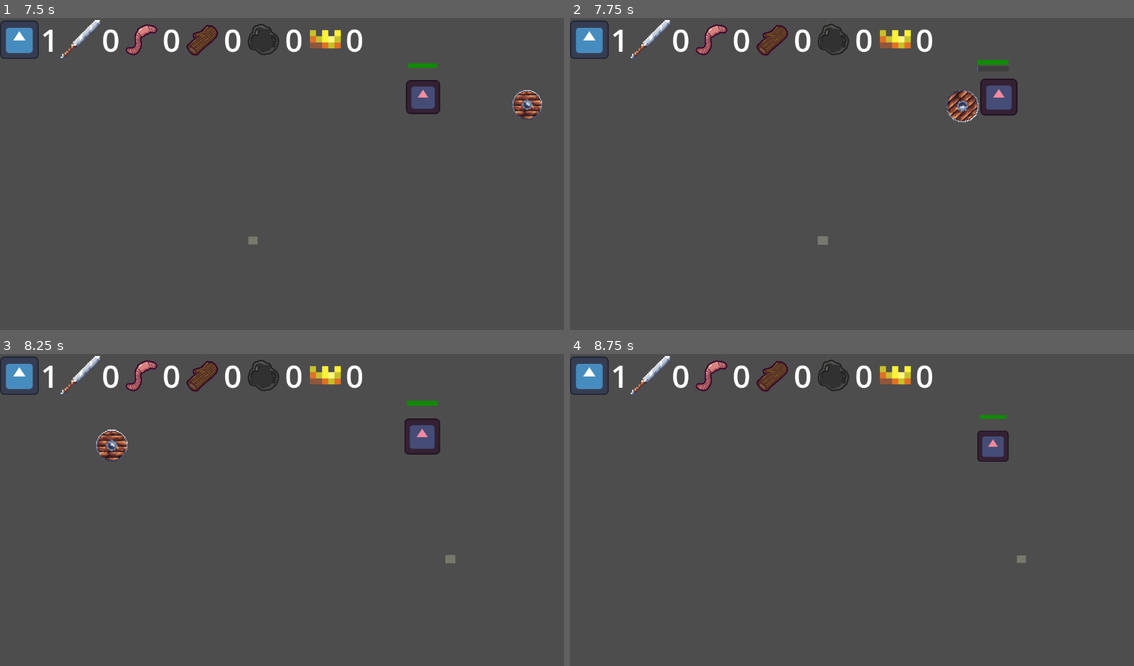
Above: before the commit, frames 1-4 (two rows, left to right).
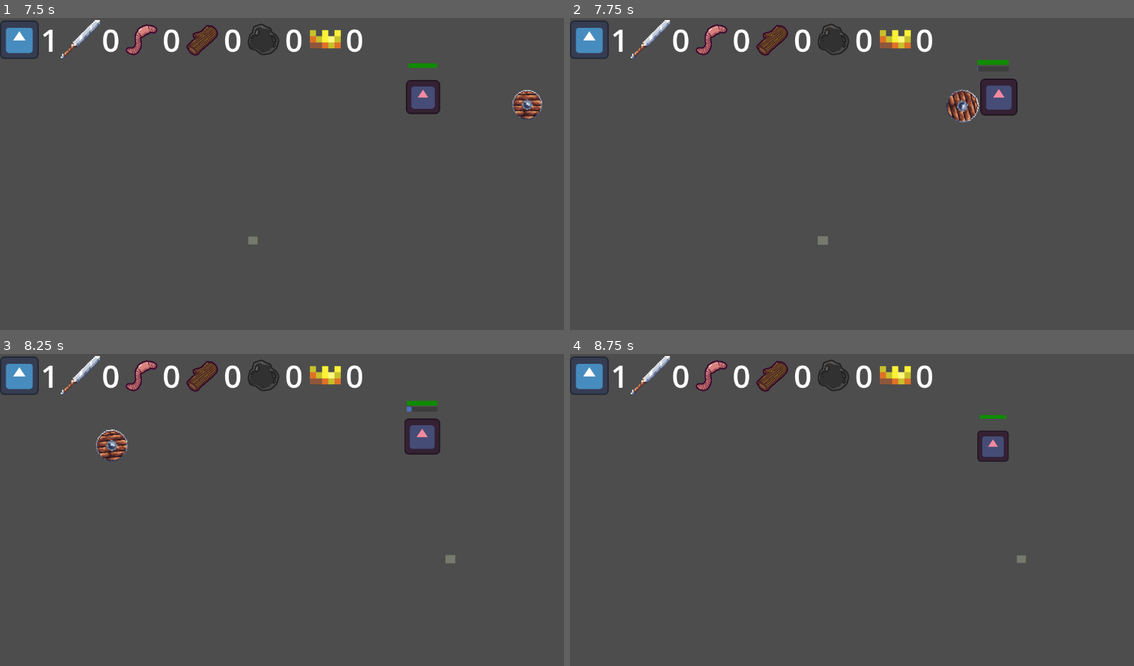
Above: after the commit, the same moments.

Repository: pradoh97/horde
Game: Godot game, scene res://start_screen/start_screen.tscn
Same seed, same stepped clock (60 frames per second), same inputs: the game is played once before the commit and once after it. The engine's default icon, where the game draws it, is replaced by a stand-in: a white triangle on a blue panel in a dark square.
Inputs (mouse positions are in pixels of both pictures, inside the frame that each line leads up to):
- Up to frame 1 (7.5 s): click "Single player" at 0.5 s; tap Enter at 1.25 s; move the mouse to (253, 239) at 1.27 s; hold W (up_p1) 1.28-2.78 s; tap Down (down_p2) at 1.35 s; move the mouse to (451, 223) at 2.02 s; tap Left (left_p2) at 2.1 s; move the mouse to (112, 127) at 2.77 s; hold A (left_p1) 2.78-4.28 s; click (112, 127) at 2.85 s; tap Space at 3.5 s; move the mouse to (310, 177) at 3.52 s; tap Mouse wheel down (mouse_scroll_down) at 3.6 s; move the mouse to (197, 96) at 4.27 s; hold S (down_p1) 4.28-5.03 s; hold Mouse wheel up (mouse_scroll_up) 4.28-5.03 s; move the mouse to (406, 161) at 5.02 s; hold D (right_p1) 5.03-5.78 s; tap Right (right_p2) at 5.1 s; move the mouse to (169, 192) at 5.77 s; hold W (up_p1) 5.78-6.53 s; tap Up (up_p2) at 5.85 s; move the mouse to (338, 105) at 6.52 s; hold D (right_p1) from 6.53 s (still down); tap E (zoom_in_p1) at 6.6 s; move the mouse to (253, 239) at 7.27 s; hold . (zoom_in_p2) from 7.28 s (still down)
- Up to frame 2 (7.75 s): keep holding D (right_p1); keep holding . (zoom_in_p2)
- Up to frame 3 (8.25 s): keep holding D (right_p1); move the mouse to (451, 559) at 8.02 s; release . (zoom_in_p2) at 8.03 s; tap Q (zoom_out_p1) at 8.1 s
- Up to frame 4 (8.75 s): keep holding D (right_p1)

Frame 1 is identical in both runs. In frame 2, 0.4% of the frame differs, in the area x 66-73%, y 22-34%; in frame 3, 0.3%; in frame 4, nothing differs.

Commit message:
Create base combatant class

Diff:
--- /dev/null
+++ b/combatant.gd
@@ -0,0 +1,72 @@
+class_name Combatant extends Node
+
+@export var combatant_entity: Node2D = null
+@export var attack: int = 5
+@export var health: int = 10
+@export var miss_chances: int = 4
+@export var hit_chances: int = 1
+
+var attack_chance := []
+var target_enemy: Combatant = null
+var targeted_by: Array[Combatant] = []
+
+@warning_ignore("unused_signal")
+signal died(combatant: Combatant)
+signal engaged_fight(combatant: Combatant)
+signal requested_new_enemy(combatant: Combatant)
+signal disengaged_fight(combatant: Combatant)
+signal attacked(combatant: Combatant)
+
+func _ready():
+	var chances := []
+	chances.resize(miss_chances)
+	chances.fill(0)
+	attack_chance.append_array(chances)
+	chances.resize(hit_chances)
+	chances.fill(1)
+	attack_chance.append_array(chances)
+	attack_chance.shuffle()
+
+func receive_damage(damage = 0):
+	health -= damage
+	if health <= 0:
+		die()
+
+func die():
+	attack = 0
+	died.emit(self)
+	disengage_fight()
+
+func disengage_fight():
+	disengaged_fight.emit(self)
+
+	if target_enemy:
+		if attacked.is_connected(target_enemy.receive_damage):
+			attacked.disconnect(target_enemy.receive_damage)
+		if requested_new_enemy.is_connected(target_enemy._on_enemy_requested_new_enemy):
+			requested_new_enemy.disconnect(target_enemy._on_enemy_requested_new_enemy)
+
+	target_enemy = null
+
+func disconnect_signals():
+	if target_enemy:
+		if attacked.is_connected(target_enemy.receive_damage):
+			pass
+
+func perform_attack():
+	var success = attack_chance.pick_random()
+	if success:
+		attacked.emit(randi_range(ceil(attack*0.4), attack))
+
+func engage_fight(combatant: Combatant):
+	if not target_enemy:
+		target_enemy = combatant
+		if not attacked.is_connected(target_enemy.receive_damage):
+			attacked.connect(target_enemy.receive_damage)
+		target_enemy.targeted_by.append(self)
+
+func _on_combatant_disengaged_fight(combatant: Combatant):
+	targeted_by = targeted_by.filter(func(enemy):return enemy != combatant)
+	if target_enemy == combatant:
+		target_enemy = null
+		disengage_fight()
--- a/enemy/enemy_test.gd
+++ b/enemy/enemy_test.gd
@@ -1,96 +1,55 @@
 class_name Enemy extends Area2D
 
-@export var attack: int = 5
-@export var health: int = 10
-@export var miss_chances: int = 4
-@export var hit_chances: int = 1
-var attack_chance := []
-var target_enemy: Minion = null
-@warning_ignore("unused_signal")
+func _ready():
+	$Combatant.died.connect(die)
+	$Combatant.disengaged_fight.connect(disengage_fight)
 
-signal died(enemy)
-signal requested_new_enemy(enemy)
-signal attacked
-
-func _ready():
-	var chances := []
-	chances.resize(miss_chances)
-	chances.fill(0)
-	attack_chance.append_array(chances)
-	chances.resize(hit_chances)
-	chances.fill(1)
-	attack_chance.append_array(chances)
-	attack_chance.shuffle()
-
-func receive_damage(damage = 0):
-	health -= damage
-	if health <= 0:
-		die()
-
-func die():
-	attack = 0
-	died.emit(self)
-	disengage_fight()
+func die(_combatant: Combatant):
 	$CollisionShape2D.set_deferred("disabled", true)
 	var tween = create_tween()
 	tween.tween_property(self, "modulate", Color.TRANSPARENT, 1)
 	tween.finished.connect(queue_free)
 
-func perform_attack():
-	var success = attack_chance.pick_random()
-	if success:
-		attacked.emit(randi_range(ceil(attack*0.4), attack))
-
-func engage_fight(minion: Minion):
-	if not target_enemy:
-		$AttackCooldown.start()
-		$AnimationPlayer.play("attacking")
-		target_enemy = minion
-		if not attacked.is_connected(target_enemy.receive_damage):
-			attacked.connect(target_enemy.receive_damage)
-		target_enemy.targeted_by.append(self)
-
 func disengage_fight():
 	$AnimationPlayer.stop()
 	$AttackCooldown.stop()
-	if target_enemy:
-		if attacked.is_connected(target_enemy.receive_damage):
-			attacked.disconnect(target_enemy.receive_damage)
-		if requested_new_enemy.is_connected(target_enemy._on_enemy_requested_new_enemy):
-			requested_new_enemy.disconnect(target_enemy._on_enemy_requested_new_enemy)
-		target_enemy.targeted_by = target_enemy.targeted_by.filter(func(enemy):return enemy != self)
-	target_enemy = null
 
-func _on_body_entered(minion: Minion):
-	minion.engage_fight(self)
-	engage_fight(minion)
+func engage_fight(combatant: Combatant):
+	$Combatant.engage_fight(combatant)
+	$AttackCooldown.start()
+	$AnimationPlayer.play("attacking")
+
+func get_combatant_node() -> Combatant:
+	return $Combatant
+
+func _on_body_entered(enemy):
+	enemy.engage_fight($Combatant)
+	engage_fight(enemy.get_combatant_node())
 
 func _on_attack_cooldown_timeout():
-	perform_attack()
-	if target_enemy:
+	$Combatant.perform_attack()
+	if $Combatant.target_enemy:
 		$AttackCooldown.start()
 		$AnimationPlayer.play("attacking")
 
-func _on_battle_area_body_exited(body):
-	if body == target_enemy:
-		if target_enemy.targeted_by.find(self) >= 0 and target_enemy.health > 0:
-			target_enemy.disengage_fight()
+func _on_battle_area_body_exited(enemy):
+	if enemy == $Combatant.target_enemy:
+		if $Combatant.target_enemy.targeted_by.find(self) >= 0 and $Combatant.target_enemy.health > 0:
+			$Combatant.target_enemy.disengage_fight()
 		disengage_fight()
-		requested_new_enemy.emit(self)
+		$Combatant.requested_new_enemy.emit(self)
 
+func _on_area_entered(enemy):
+	if enemy.get_parent() is Minion:
+		var minion: Minion = enemy.get_parent()
+		minion.engage_fight(get_combatant_node())
+		$Combatant.engage_fight(minion.get_combatant_node())
 
-func _on_area_entered(area):
-	if area.get_parent() is Minion:
-		var minion: Minion = area.get_parent()
-		minion.engage_fight(self)
-		engage_fight(minion)
-
-
-func _on_battle_area_area_exited(area):
-	if area.get_parent() is Minion:
-		var body = area.get_parent()
-		if body == target_enemy:
-			if target_enemy.targeted_by.find(self) >= 0 and target_enemy.health > 0:
-				target_enemy.disengage_fight()
+func _on_battle_area_area_exited(enemy):
+	if enemy.get_parent() is Minion:
+		var minion = enemy.get_parent()
+		if minion == $Combatant.target_enemy:
+			if $Combatant.target_enemy.targeted_by.find(self) >= 0 and $Combatant.target_enemy.health > 0:
+				$Combatant.target_enemy.disengage_fight()
 			disengage_fight()
-			requested_new_enemy.emit(self)
+			$Combatant.requested_new_enemy.emit(self)
--- a/enemy/enemy_test.tscn
+++ b/enemy/enemy_test.tscn
@@ -1,7 +1,8 @@
-[gd_scene load_steps=8 format=3 uid="uid://cydmr5pkv4ije"]
+[gd_scene load_steps=9 format=3 uid="uid://cydmr5pkv4ije"]
 
 [ext_resource type="Script" uid="uid://c3jmebpaao3f3" path="res://enemy/enemy_test.gd" id="1_tegdf"]
 [ext_resource type="Texture2D" uid="uid://bed6t8ps6taem" path="res://assets/Weapons/Shield_1/Shield_1_400%.png" id="1_tekfo"]
+[ext_resource type="Script" uid="uid://bbtgdv35jnm86" path="res://combatant.gd" id="3_fwi0t"]
 
 [sub_resource type="RectangleShape2D" id="RectangleShape2D_tegdf"]
 size = Vector2(146, 144)
@@ -72,6 +73,10 @@
 [node name="CollisionShape2D" type="CollisionShape2D" parent="BattleArea"]
 shape = SubResource("RectangleShape2D_c6iok")
 
+[node name="Combatant" type="Node" parent="." node_paths=PackedStringArray("combatant_entity")]
+script = ExtResource("3_fwi0t")
+combatant_entity = NodePath("..")
+
 [connection signal="area_entered" from="." to="." method="_on_area_entered"]
 [connection signal="body_entered" from="." to="." method="_on_body_entered"]
 [connection signal="timeout" from="AttackCooldown" to="." method="_on_attack_cooldown_timeout"]
--- a/minion/minion.gd
+++ b/minion/minion.gd
@@ -11,8 +11,6 @@
 @export var full_stop_speed: float = 40
 @export var distance_treshold: float = 700.0
 @export var work_distance_treshold_factor: float = 3.0
-@export var attack := 5
-@export var health := 10
 const minion_scene: PackedScene = preload("res://minion/minion.tscn")
 
 var recruit_cost: int = 0
@@ -32,16 +30,14 @@
 var weapon_held: Weapon = null
 var working: bool = false
 var work_zone_position: Vector2 = Vector2.ZERO
-var target_enemy: Enemy = null
-var targeted_by := []
 var battling := false
 
 func _ready():
 	set_physics_process(false)
 	if not army:
 		%Health.modulate = Color.TRANSPARENT
-	%Health.value = health
-	%Health.max_value = health
+	%Health.value = $Combatant.health
+	%Health.max_value = $Combatant.health
 
 static func new_minion() -> Minion:
 	return minion_scene.instantiate()
@@ -106,10 +102,9 @@
 	%State/Properties2/IsBusy.text = "Is busy: " + str(is_busy)
 	%State/Properties2/LeftBehind.text = "Left behind: " + str(left_behind)
 	%State/Properties2/FollowingOrders.text = "Following orders: " + str(following_orders)
-	%State/Properties3/Health.text = "Health: " + str(health)
-	$State/Properties3/TargetEnemy.text = "Target enemy: " + str(target_enemy)
-	$State/Properties3/TargetedBy.text = "Targeted by: " + str(targeted_by)
-
+	%State/Properties3/Health.text = "Health: " + str($Combatant.health)
+	$State/Properties3/TargetEnemy.text = "Target enemy: " + str($Combatant.target_enemy)
+	$State/Properties3/TargetedBy.text = "Targeted by: " + str($Combatant.targeted_by)
 
 func be_commanded():
 	if not following_orders:
@@ -187,43 +182,46 @@
 	army.update_king_count(+1)
 	%Crown.visible = true
 
-func engage_fight(enemy: Enemy):
+func get_combatant_node() -> Combatant:
+	return $Combatant
+
+func engage_fight(combatant: Combatant):
 	battling = true
 
-	if not target_enemy:
-		target_enemy = enemy
-		if not target_enemy.died.is_connected(_on_enemy_died):
-			target_enemy.died.connect(_on_enemy_died)
-		if not target_enemy.requested_new_enemy.is_connected(_on_enemy_requested_new_enemy):
-			target_enemy.requested_new_enemy.connect(_on_enemy_requested_new_enemy)
-		if not attacked.is_connected(target_enemy.receive_damage):
-			attacked.connect(target_enemy.receive_damage)
+	if not $Combatant.target_enemy:
+		$Combatant.target_enemy = combatant
+		if not $Combatant.target_enemy.died.is_connected(_on_enemy_died):
+			$Combatant.target_enemy.died.connect(_on_enemy_died)
+		if not $Combatant.target_enemy.requested_new_enemy.is_connected(_on_enemy_requested_new_enemy):
+			$Combatant.target_enemy.requested_new_enemy.connect(_on_enemy_requested_new_enemy)
+		if not attacked.is_connected($Combatant.target_enemy.receive_damage):
+			attacked.connect($Combatant.target_enemy.receive_damage)
 		work()
 
 func disengage_fight():
 	battling = false
-	target_enemy = null
+	$Combatant.target_enemy = null
 	stop_work()
 
 func receive_damage(damage):
-	health -= damage
+	$Combatant.health -= damage
 	var health_tween = create_tween()
 	var health_tween_duration: float = 1.0
 
-	health_tween.tween_property(%Health, "value", health, health_tween_duration)
+	health_tween.tween_property(%Health, "value", $Combatant.health, health_tween_duration)
 	if $HealthAnimation.is_playing():
 		$HealthAnimation.stop()
 	$HealthAnimation.play("hurt")
-	if health <= 0:
+	if $Combatant.health <= 0:
 		kill()
 
 func _on_enemy_died(enemy: Enemy):
-	targeted_by.erase(enemy)
-	target_enemy = null
+	$Combatant.targeted_by.erase(enemy)
+	$Combatant.target_enemy = null
 	disengage_fight()
 
 func _on_enemy_requested_new_enemy(enemy: Enemy):
-	enemy.engage_fight(self)
+	enemy.engage_fight($Combatant)
 
 func _on_infect_area_area_entered(area):
 	#Minion in the army hits an unregistered minion. To join the hitting minion has to be in an army and the minion being hit does not.
@@ -245,10 +243,10 @@
 		stop_work()
 		work_done.emit()
 	else:
-		var damage: float = randi_range(ceil(attack*0.4), attack)
+		var damage: float = randi_range(ceil($Combatant.attack*0.4), $Combatant.attack)
 		if weapon_held:
-			damage *= randf_range(ceil(attack*1.2), 1.5)
+			damage *= randf_range(ceil($Combatant.attack*1.2), 1.5)
 		%State/Properties3/LastAttack.text = "Last damage dealt: " + str(damage)
 		attacked.emit(damage)
-		if target_enemy:
+		if $Combatant.target_enemy:
 			$ActivityAnimations.play("working")
--- a/minion/minion.tscn
+++ b/minion/minion.tscn
@@ -1,8 +1,9 @@
-[gd_scene load_steps=20 format=3 uid="uid://dfvp6yysbr662"]
+[gd_scene load_steps=21 format=3 uid="uid://dfvp6yysbr662"]
 
 [ext_resource type="Script" uid="uid://fl3ky4apq7p7" path="res://minion/minion.gd" id="1_ywcdx"]
 [ext_resource type="Texture2D" uid="uid://os84bgw76vq" path="res://icon.svg" id="2_war54"]
 [ext_resource type="Texture2D" uid="uid://tnan5c0opfkr" path="res://assets/crown.png" id="3_q51ak"]
+[ext_resource type="Script" uid="uid://bbtgdv35jnm86" path="res://combatant.gd" id="4_y477t"]
 
 [sub_resource type="RectangleShape2D" id="RectangleShape2D_vonw3"]
 size = Vector2(124, 124)
@@ -408,5 +409,10 @@
 layout_mode = 2
 theme_override_font_sizes/font_size = 32
 
+[node name="Combatant" type="Node" parent="." node_paths=PackedStringArray("combatant_entity")]
+script = ExtResource("4_y477t")
+combatant_entity = NodePath("..")
+miss_chances = 0
+
 [connection signal="area_entered" from="InfectArea" to="." method="_on_infect_area_area_entered"]
 [connection signal="animation_finished" from="ActivityAnimations" to="." method="_on_activity_animations_animation_finished"]
Not shown, added: combatant.gd.uid
